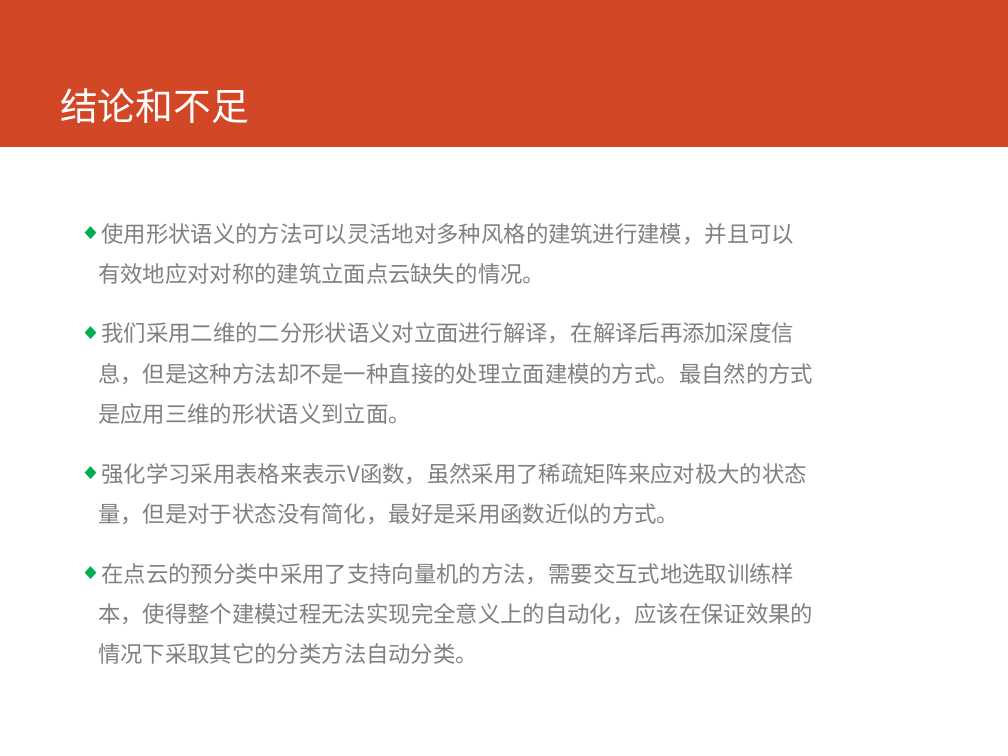
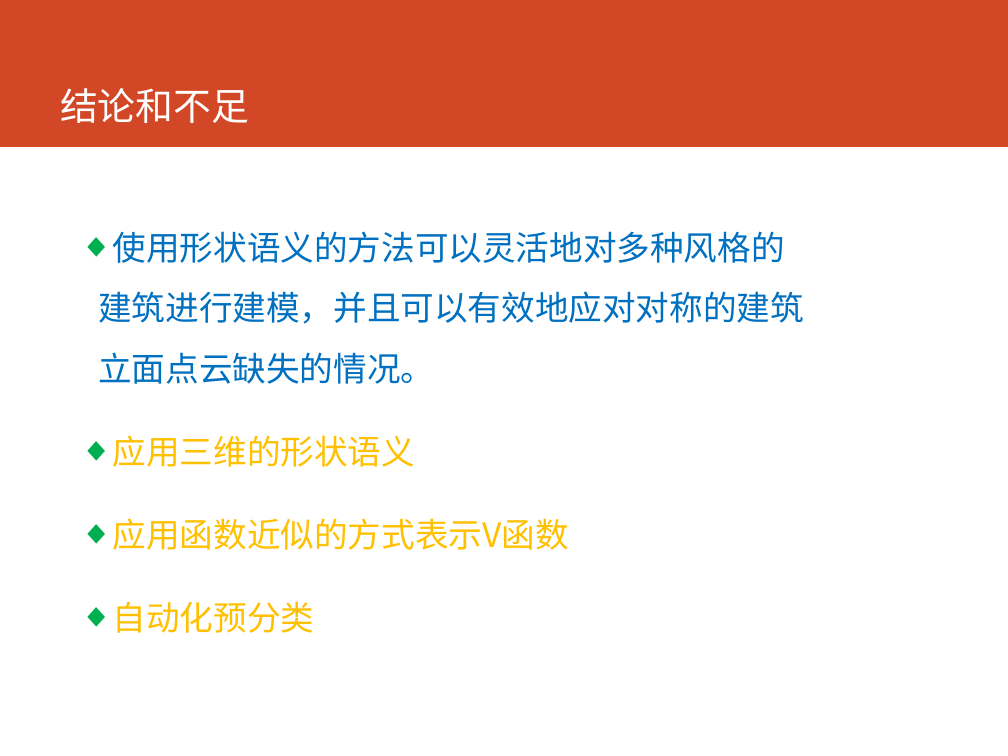
Before and after one commit to cartosquare/graduation-thesis-defenses, a slide deck: slide 19 of 基于形状语义和增强学习的建筑.pptx (slide 17 before the commit). Drawn at 1008x756 pixels with LibreOffice and Linux fonts; fonts in the diff are those of the drawing. Boxes give left, top, right and bottom in pixels: in the first picture for what was removed or moved away, otherwise in the second. Text is boxed around its words. In the diff, an @@ line names an element or a change of style, - is before the commit and + after.

Commit message:
添加算法概述和算法效率的介绍；更改字号和颜色

```diff
--- a/基于形状语义和增强学习的建筑.pptx
+++ b/基于形状语义和增强学习的建筑.pptx
@@ text at (98, 231, 804, 384): size 16 to 24 pt, text colour #808080 to #0070C0 in "使用形状语义的方法可以灵活地对多种风格的建筑进行建模，并且可以有效地应对对称的建筑立面点云缺失的情况。"; more space between paragraphs @@
@@ text at (113, 435, 569, 633): text changed; size 16 to 24 pt; text colour #808080 to #FFC000 @@
-◆ 我们采用二维的二分形状语义对立面进行解译，在解译后再添加深度信息，但是这种方法却不是一种直接的处理立面建模的方式。最自然的方式是应用三维的形状语义到立面。
-◆ 强化学习采用表格来表示V函数，虽然采用了稀疏矩阵来应对极大的状态量，但是对于状态没有简化，最好是采用函数近似的方式。
-◆ 在点云的预分类中采用了支持向量机的方法，需要交互式地选取训练样本，使得整个建模过程无法实现完全意义上的自动化，应该在保证效果的情况下采取其它的分类方法自动分类。
+◆ 应用三维的形状语义
+◆ 应用函数近似的方式表示V函数
+◆ 自动化预分类
```
Also in this commit, not shown: 15 other slides changed, 2 slides added.
